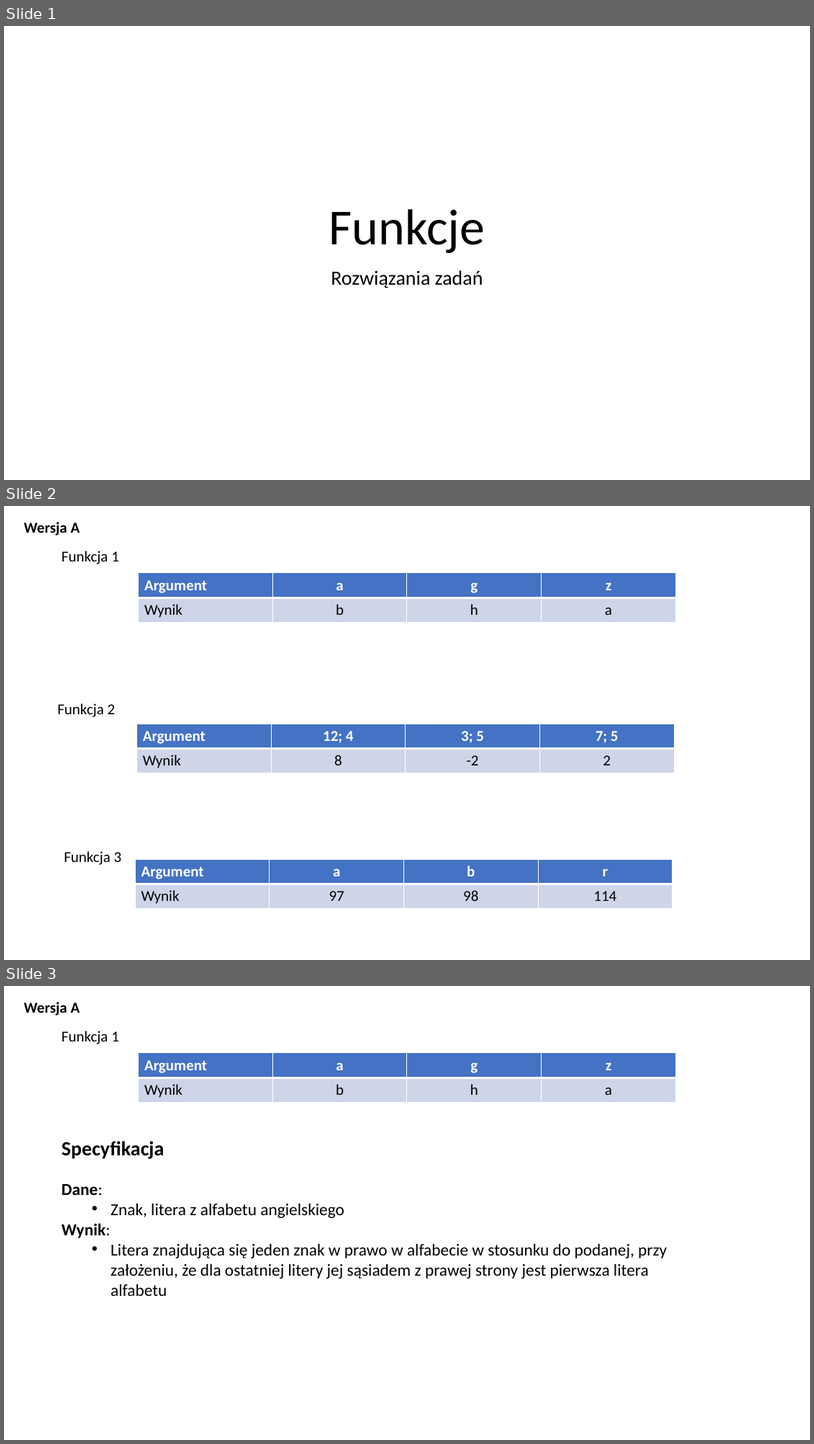
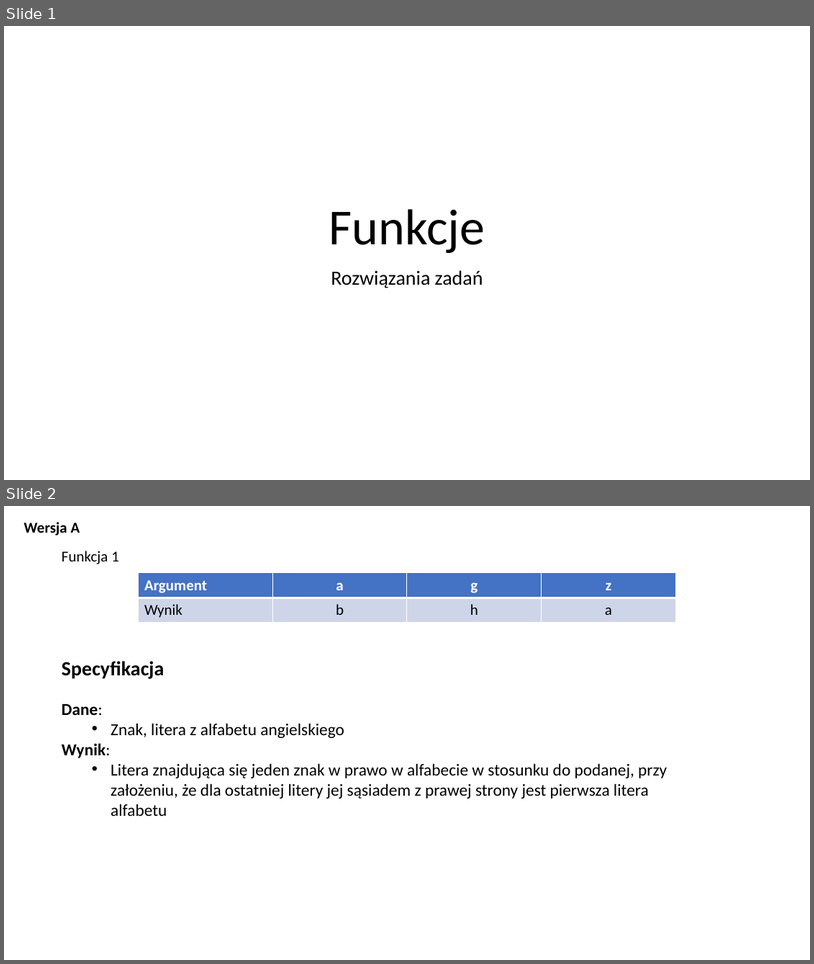
Before and after one commit to blackbat13/CS-HTiEW, a slide deck: Wprowadzenie do funkcji/IV. Wprowadzenie do funkcji/Zadania-rozwiązania.pptx. Shown one above the other, each under a label of ours: slides 1, 2 and 3 before the commit, slides 1 and 2 after it. The pictures are 814x1444 and 814x964 pixels, drawn with LibreOffice and Linux fonts; fonts in the diff are those of the drawing. Boxes give left, top, right and bottom in pixels: in the first picture for what was removed or moved away, otherwise in the second. Text is boxed around its words. In the diff, an @@ line names an element or a change of style, - is before the commit and + after.

Commit message:
Dodano rozwiązania zadań z funkcjami oraz podzielono je na grupy

```diff
--- a/Wprowadzenie do funkcji/IV. Wprowadzenie do funkcji/Zadania-rozwiązania.pptx
+++ b/Wprowadzenie do funkcji/IV. Wprowadzenie do funkcji/Zadania-rozwiązania.pptx
@@ slide 2 removed at [4, 506, 810, 960], background #FFFFFF @@
@@ text removed at [24, 522, 80, 536] @@
-Wersja A
@@ text removed at [62, 551, 119, 564] @@
-Funkcja 1
@@ table removed at [139, 573, 676, 622], 2 rows, 4 columns @@
-Argument | a | g | z
-Wynik | b | h | a
@@ text removed at [57, 703, 116, 717] @@
-Funkcja 2
@@ table removed at [137, 723, 674, 882], 2 rows, 4 columns @@
-Argument | 12; 4 | 3; 5 | 7; 5
-Wynik | 8 | -2 | 2
@@ text removed at [64, 851, 122, 865] @@
-Funkcja 3
@@ table removed at [135, 860, 672, 908], 2 rows, 4 columns @@
-Argument | a | b | r
-Wynik | 97 | 98 | 114
@@ what was slide 3 is now slide 2 @@
```
Also in this commit, not shown: 1 other slide removed.
